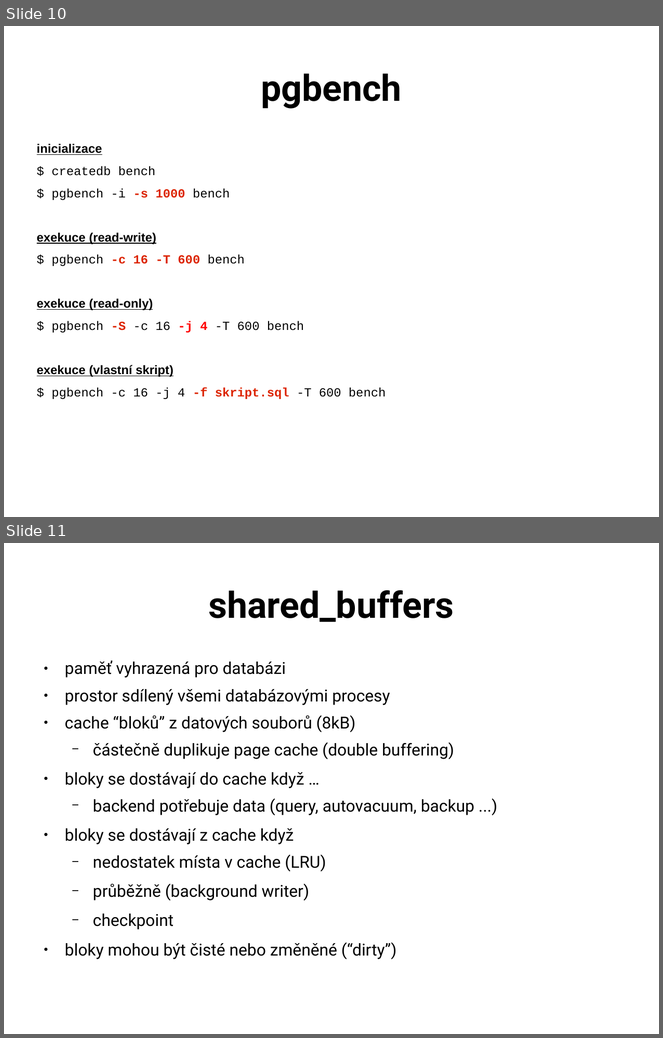
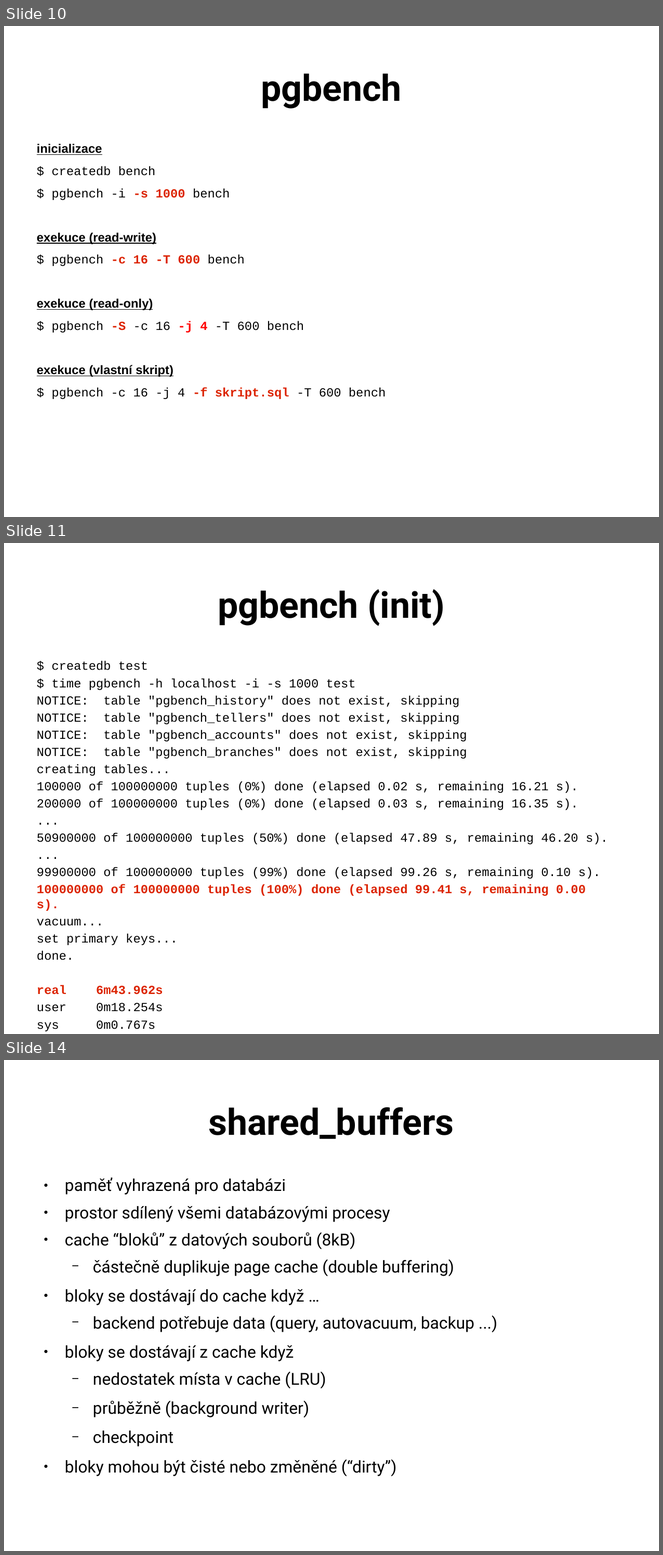
Before and after one commit to tvondra/perf_tuning_training, a slide deck: perf-tuning-training.odp. Shown one above the other, each under a label of ours: slides 10 and 11 before the commit, slides 10, 11 and 14 after it; the slides between them are not shown. The pictures are 663x1038 and 663x1555 pixels, drawn with LibreOffice and Linux fonts; fonts in the diff are those of the drawing. Boxes give left, top, right and bottom in pixels: in the first picture for what was removed or moved away, otherwise in the second. Text is boxed around its words. In the diff, an @@ line names an element or a change of style, - is before the commit and + after.

Commit message:
added pgbench examples, initial info about tuning loads, durability tuning and filesystem layout

```diff
--- a/perf-tuning-training.odp
+++ b/perf-tuning-training.odp
@@ slide 11 added at [4,543,659,1034], background #FFFFFF @@
@@ title added at [218,589,445,626], 44 pt, text #000000, bold @@
+pgbench (init)
@@ text added at [37,661,608,961], 15 pt, text #000000 @@
+$ createdb test
+$ time pgbench -h localhost -i -s 1000 test
+NOTICE: table "pgbench_history" does not exist, skipping
+NOTICE: table "pgbench_tellers" does not exist, skipping
+NOTICE: table "pgbench_accounts" does not exist, skipping
+NOTICE: table "pgbench_branches" does not exist, skipping
+creating tables...
+100000 of 100000000 tuples (0%) done (elapsed 0.02 s, remaining 16.21 s).
+200000 of 100000000 tuples (0%) done (elapsed 0.03 s, remaining 16.35 s).
+...
+50900000 of 100000000 tuples (50%) done (elapsed 47.89 s, remaining 46.20 s).
+...
+99900000 of 100000000 tuples (99%) done (elapsed 99.26 s, remaining 0.10 s).
+100000000 of 100000000 tuples (100%) done (elapsed 99.41 s, remaining 0.00 s).
+vacuum...
+set primary keys...
+done.
+real 6m43.962s
+user 0m18.254s
+sys 0m0.767s
@@ what was slide 11 is now slide 14 @@
```
Also in this commit, not shown: 5 other slides added, 2 other files.
